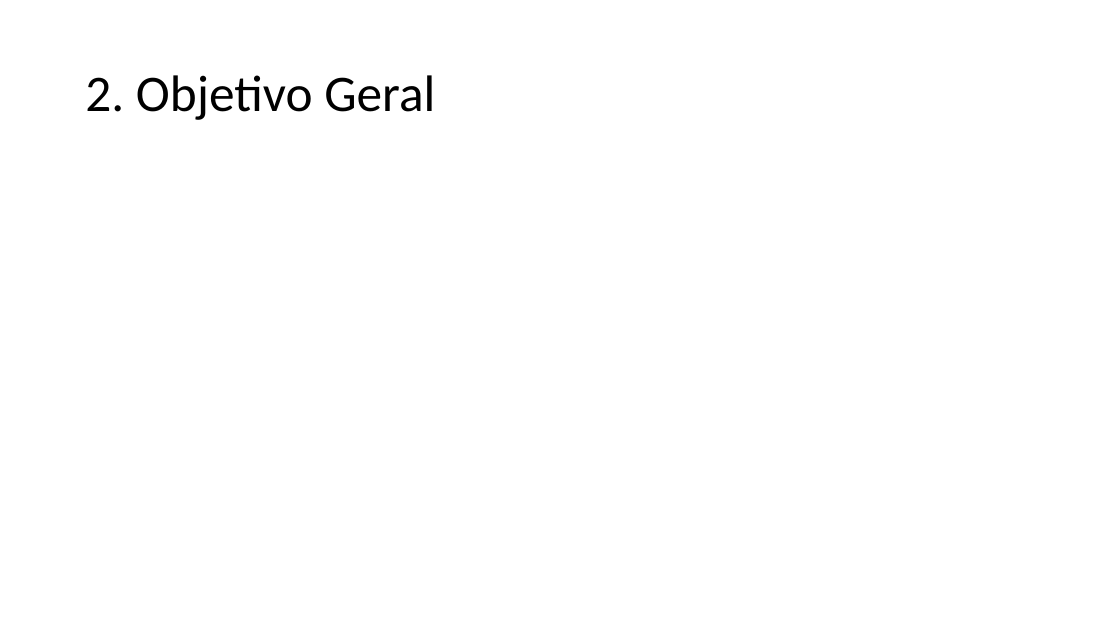
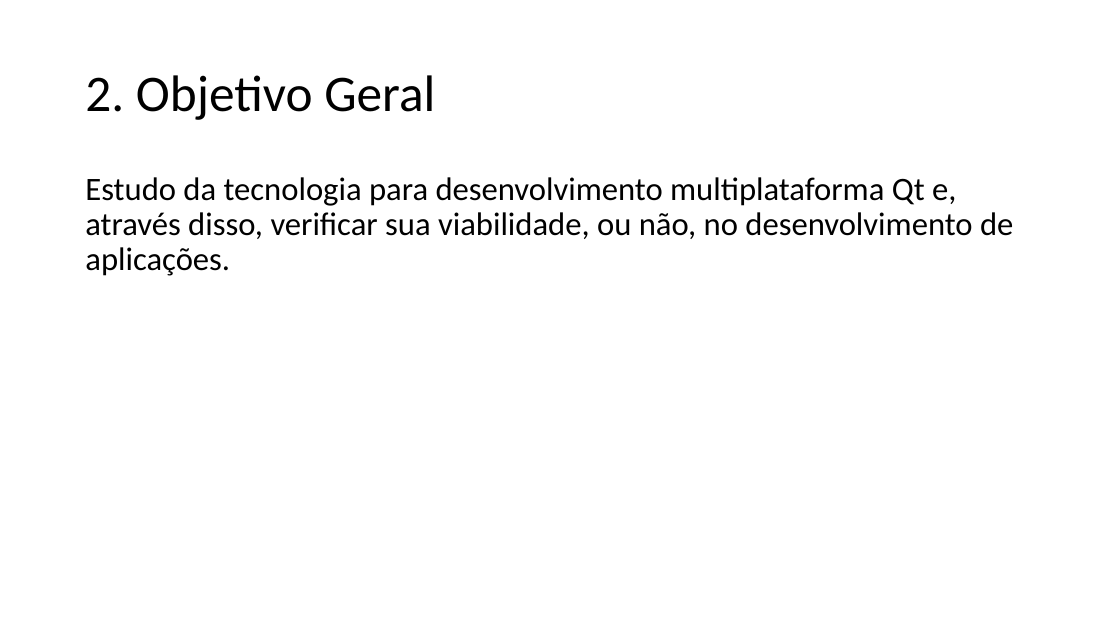
Before and after one commit to ricardopetrere/TCC_FTT, a slide deck: slide 10 of documentos/Apresentação_22_09.pptx (slide 4 before the commit). Drawn at 1120x630 pixels with LibreOffice and Linux fonts; fonts in the diff are those of the drawing. Boxes give left, top, right and bottom in pixels: in the first picture for what was removed or moved away, otherwise in the second. Text is boxed around its words. In the diff, an @@ line names an element or a change of style, - is before the commit and + after.

```diff
--- a/documentos/Apresentação_22_09.pptx
+++ b/documentos/Apresentação_22_09.pptx
@@ text added at (x1=85, y1=177, x2=1013, y2=276), 28 pt, text #000000 @@
+Estudo da tecnologia para desenvolvimento multiplataforma Qt e, através disso, verificar sua viabilidade, ou não, no desenvolvimento de aplicações.
```
Also in this commit, not shown: 3 other slides changed, 4 slides added, 1 other file.
